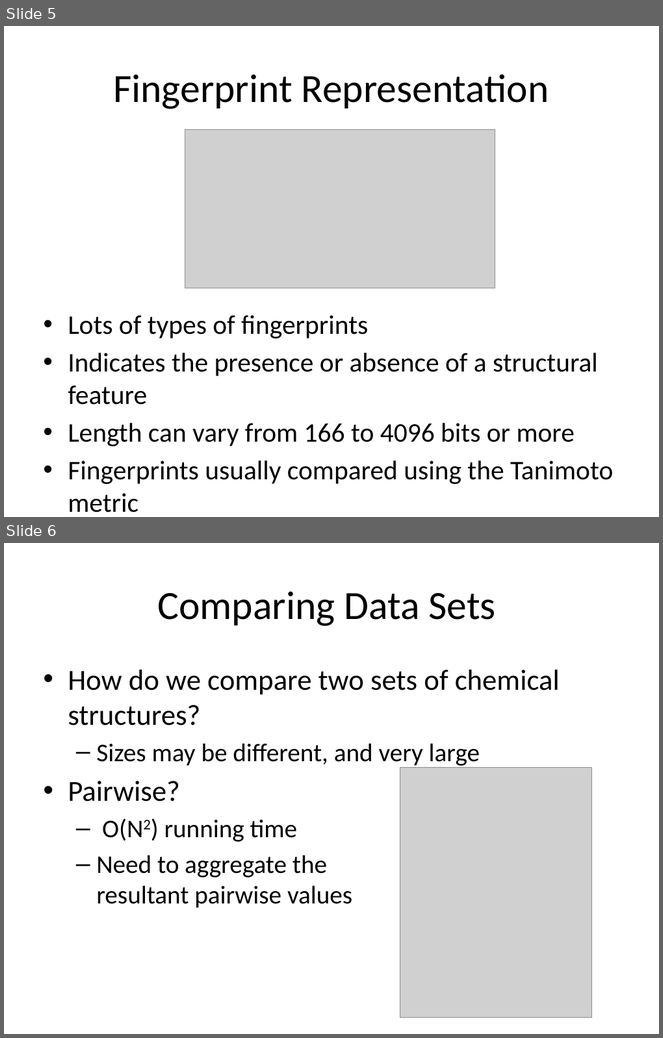
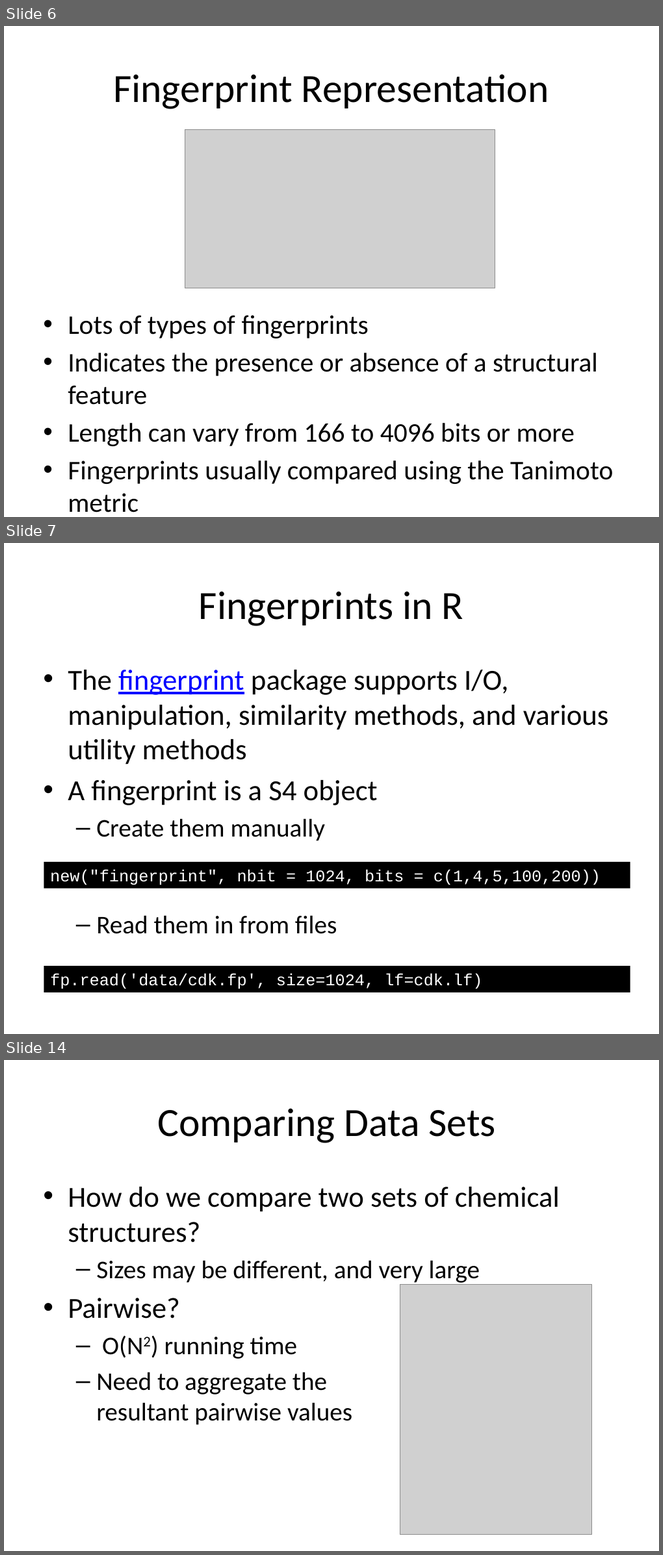
Before and after one commit to rajarshi/ctpa-fingerprints, a slide deck: fingerprints.pptx. Shown one above the other, each under a label of ours: slides 5 and 6 before the commit, slides 6, 7 and 14 after it; the slides between them are not shown. The pictures are 663x1038 and 663x1555 pixels, drawn with LibreOffice and Linux fonts; fonts in the diff are those of the drawing; grey boxes stand for pictures. Boxes give left, top, right and bottom in pixels: in the first picture for what was removed or moved away, otherwise in the second. Text is boxed around its words. In the diff, an @@ line names an element or a change of style, - is before the commit and + after.

```diff
--- a/fingerprints.pptx
+++ b/fingerprints.pptx
@@ slide 7 added at (4,543,659,1034), background #FFFFFF @@
@@ title added at (199,591,464,626), 44 pt, text #000000 @@
+Fingerprints in R
@@ text added at (68,670,609,934), 32 pt, text #000000 @@
+• The fingerprint package supports I/O, manipulation, similarity methods, and various utility methods
+• A fingerprint is a S4 object
+  – Create them manually
+  – Read them in from files
@@ rectangle added at (44,862,631,888), fill #000000, 18 pt, text #FFFFFF @@
+new("fingerprint", nbit = 1024, bits = c(1,4,5,100,200))
@@ rectangle added at (44,966,631,992), fill #000000, 18 pt, text #FFFFFF @@
+fp.read('data/cdk.fp', size=1024, lf=cdk.lf)
@@ what was slide 5 is now slide 6 @@
@@ what was slide 6 is now slide 14 @@
```
Also in this commit, not shown: 4 slides changed, 8 other slides added, 4 other files.
